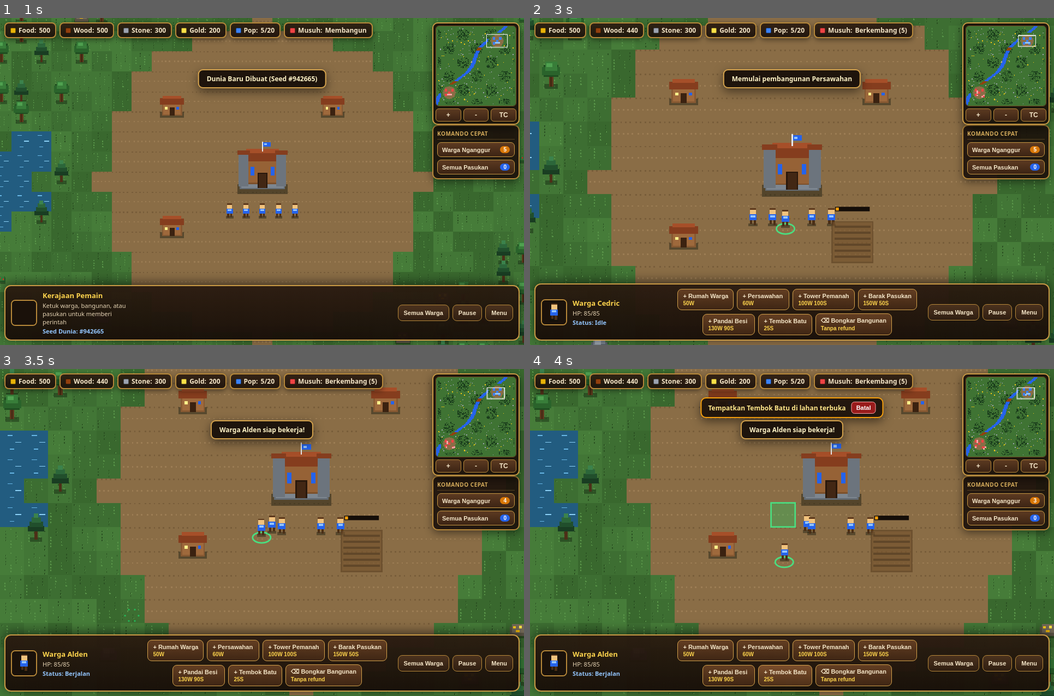
Above: before the commit, frames 1-4 (two rows, left to right).
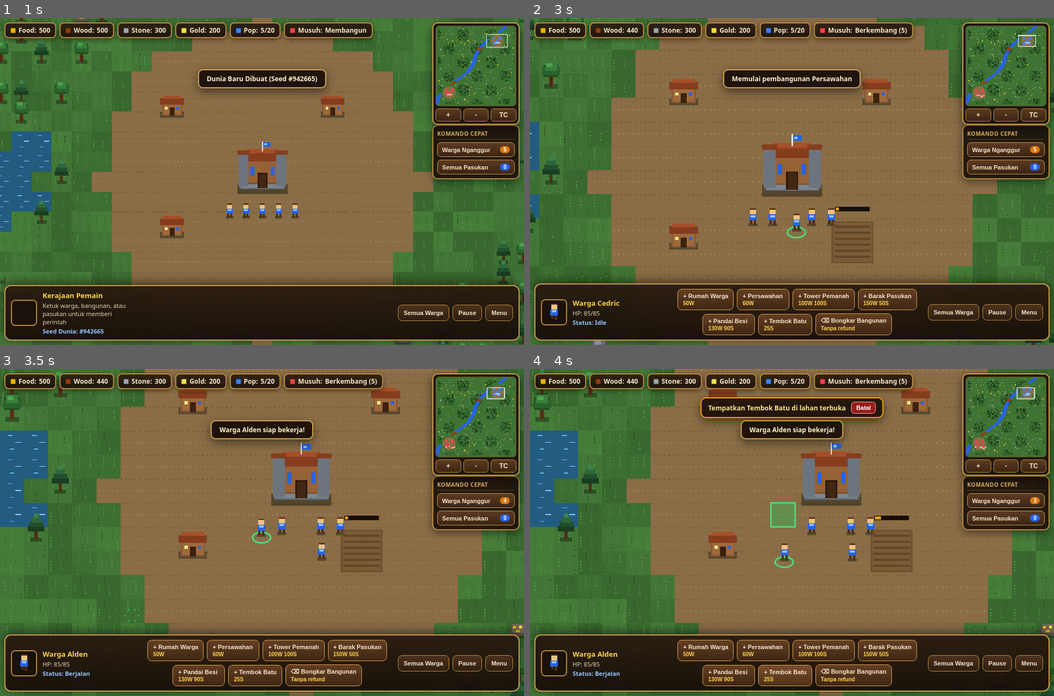
Above: after the commit, the same moments.

Repository: vexelkang-cell/gamepai
Game: browser game, page games/kingdom-war-2d/index.html
The game is run twice, just before and just after one commit, with the same random seed, the same clock (stepped at 60 frames per second) and the same inputs.
Inputs (mouse positions are in pixels of both pictures, inside the frame that each line leads up to):
- Up to frame 1 (1 s): click "NEW GAME" at 0.27 s
- Up to frame 2 (3 s): click (792, 214) at 1.07 s; click "+ Persawahan 60W" at 1.27 s; click (687, 148) at 1.67 s; click "+" at 1.87 s; press the mouse at (896, 132) at 2.27 s; release the mouse at (792, 116) at 2.4 s; click "TC" at 2.47 s; click (870, 246) at 2.87 s
- Up to frame 3 (3.5 s): click "Warga Nganggur 4" at 3.07 s; click (131, 614) at 3.47 s
- Up to frame 4 (4 s): click "+ Tembok Batu 25S" at 3.67 s

Frame 1 is identical in both runs. In frame 2, 0.2% of the frame differs, in the area x 46-87%, y 22-68%; in frame 3, 0.1%; in frame 4, 0.1%.

Commit message:
Fix farm construction workers routing to map corner

Diff:
--- a/games/kingdom-war-2d/index.html
+++ b/games/kingdom-war-2d/index.html
@@ -2289,8 +2289,24 @@
         this.status = "Berjalan";
         this.resetNavigation();
         if (world) {
-          const tx = target.subtype === "farm" ? this.workX : target.x;
-          const ty = target.subtype === "farm" ? this.workY : target.y;
+          let tx = target.x;
+          let ty = target.y;
+          if (target.type === "building" && target.subtype === "farm") {
+            if (target.isConstructed) {
+              tx = this.workX;
+              ty = this.workY;
+            } else {
+              // Sawah yang belum selesai harus didekati dari sisi luar.
+              // Jangan kirim null ke findPath karena null terbaca sebagai koordinat 0,0.
+              const dx = this.x - target.x;
+              const dy = this.y - target.y;
+              if (Math.abs(dx) >= Math.abs(dy)) {
+                tx = target.x + (dx < 0 ? -42 : 42);
+              } else {
+                ty = target.y + (dy < 0 ? -42 : 42);
+              }
+            }
+          }
           this.waypoints = world.findPath(this.x, this.y, tx, ty);
         }
         return true;
